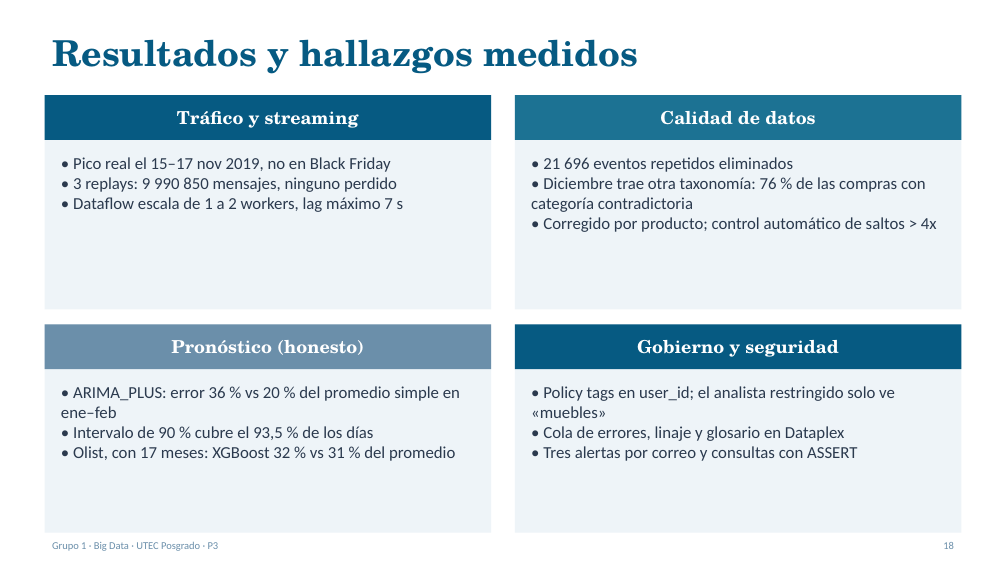
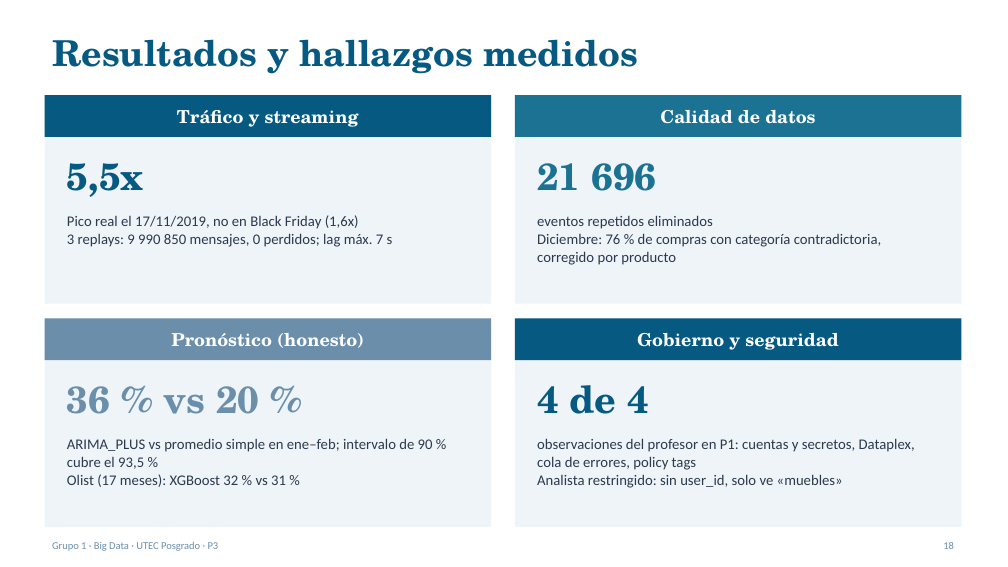
Before and after one commit to RVargasC22/bigdata-g1-ecommerce-gcp, a slide deck: slide 18 of docs/p3/Sustentacion_P3.pptx. Drawn at 1008x567 pixels with LibreOffice and Linux fonts; fonts in the diff are those of the drawing. Boxes give left, top, right and bottom in pixels: in the first picture for what was removed or moved away, otherwise in the second. Text is boxed around its words. In the diff, an @@ line names an element or a change of style, - is before the commit and + after.

Commit message:
docs(p3): diapositivas con más formato y autor del equipo
Pipeline Beam en diagrama de flujo con cifras clave; productos en
tarjetas por capa; KPIs con estado cumple/no cumple; endpoints de la API
con etiqueta GET; next steps y resultados en tarjetas con cifras.
Autor y título del pptx: Grupo 1 - Big Data UTEC.

```diff
--- a/docs/p3/Sustentacion_P3.pptx
+++ b/docs/p3/Sustentacion_P3.pptx
@@ rectangle: place and size @@
-rectangle at [45, 95, 492, 309]
+rectangle at [45, 95, 492, 304]
@@ rectangle: place and size @@
-rectangle at [515, 95, 962, 309]
+rectangle at [515, 95, 962, 304]
@@ text added at [67, 163, 144, 197], 36 pt, text #065A82, bold @@
+5,5x
@@ text added at [537, 163, 656, 191], 36 pt, text #1C7293, bold @@
+21 696
@@ text at [67, 215, 393, 247]: text changed; size 16 to 14 pt @@
-• Pico real el 15–17 nov 2019, no en Black Friday
-• 3 replays: 9 990 850 mensajes, ninguno perdido
-• Dataflow escala de 1 a 2 workers, lag máximo 7 s
+Pico real el 17/11/2019, no en Black Friday (1,6x)
+3 replays: 9 990 850 mensajes, 0 perdidos; lag máx. 7 s
@@ text at [537, 215, 881, 265]: text changed; size 16 to 14 pt @@
-• 21 696 eventos repetidos eliminados
-• Diciembre trae otra taxonomía: 76 % de las compras con categoría contradictoria
-• Corregido por producto; control automático de saltos > 4x
+eventos repetidos eliminados
+Diciembre: 76 % de compras con categoría contradictoria, corregido por producto
@@ 4 rectangles: place and size @@
-4 rectangles at [45, 324, 962, 533]
+4 rectangles at [45, 318, 962, 527]
@@ text added at [67, 386, 259, 414], 36 pt, text #6B8FAA, bold @@
+36 % vs 20 %
@@ text added at [537, 385, 649, 414], 36 pt, text #065A82, bold @@
+4 de 4
@@ text at [67, 438, 433, 487]: text changed; size 16 to 14 pt @@
-• ARIMA_PLUS: error 36 % vs 20 % del promedio simple en ene–feb
-• Intervalo de 90 % cubre el 93,5 % de los días
-• Olist, con 17 meses: XGBoost 32 % vs 31 % del promedio
+ARIMA_PLUS vs promedio simple en ene–feb; intervalo de 90 % cubre el 93,5 %
+Olist (17 meses): XGBoost 32 % vs 31 %
@@ text at [537, 438, 915, 488]: text changed; size 16 to 14 pt @@
-• Policy tags en user_id; el analista restringido solo ve «muebles»
-• Cola de errores, linaje y glosario en Dataplex
-• Tres alertas por correo y consultas con ASSERT
+observaciones del profesor en P1: cuentas y secretos, Dataplex, cola de errores, policy tags
+Analista restringido: sin user_id, solo ve «muebles»
```
Also in this commit, not shown: 5 other slides changed, 1 other file.
